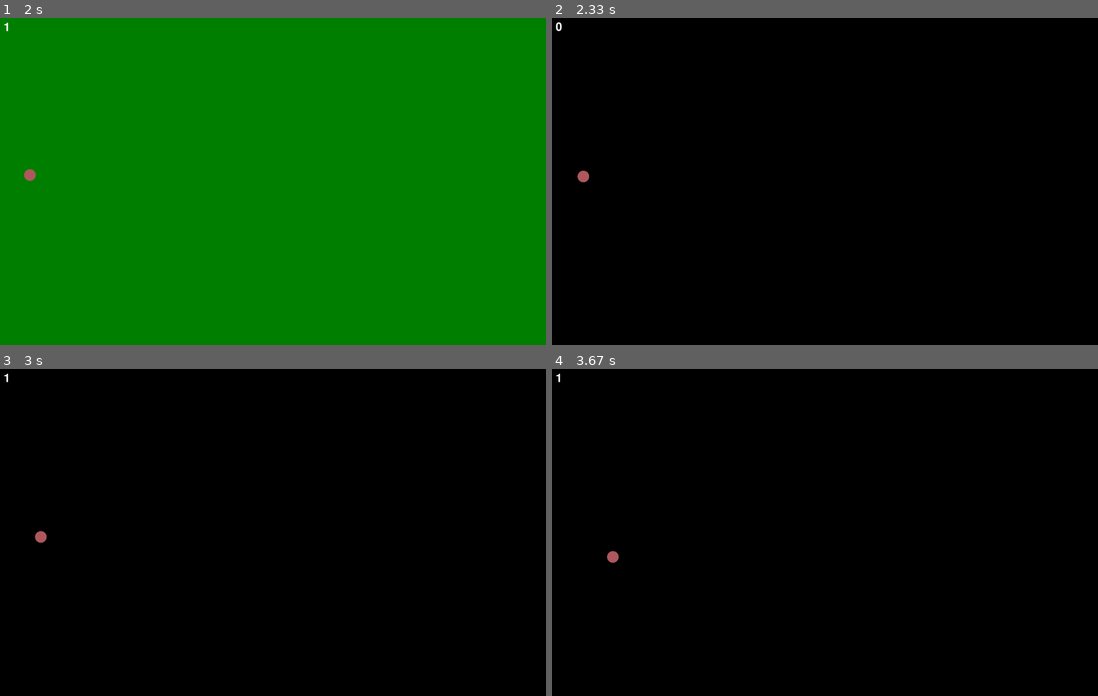
Above: before the commit, frames 1-4 (two rows, left to right).
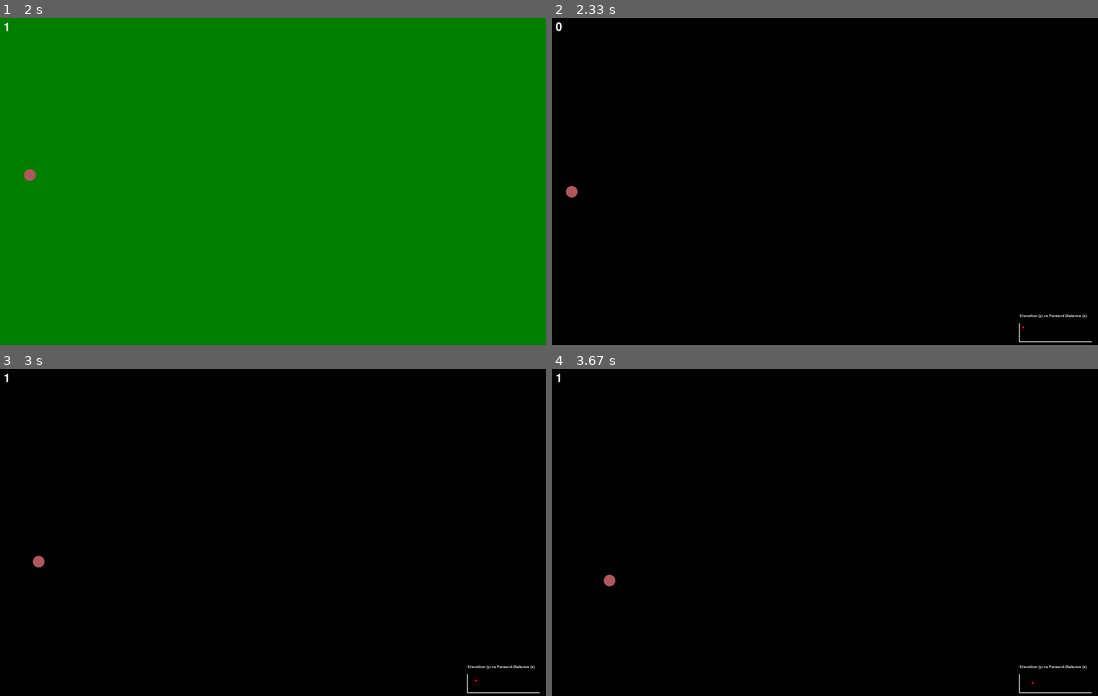
Above: after the commit, the same moments.

Repository: b7duongcs/PyGame-Disc-Golf
Game: pygame game, started from main.py
Two runs of this game, one before a commit and one after it. Both use one fixed random seed, a clock stepped at 60 frames per second and the inputs below.
Inputs:
- Up to frame 1 (2 s): hold D 0.33-0.8 s; hold W 0.83-1.13 s; hold D 1.17-1.63 s
- Up to frame 2 (2.33 s): no input
- Up to frame 3 (3 s): no input
- Up to frame 4 (3.67 s): no input

Frame 1 is identical in both runs. In frame 2, 0.3% of the frame differs, in the area x 2-99%, y 46-100%; in frame 3, 0.3%; in frame 4, 0.3%.

Commit message:
add zx graph

Diff:
--- a/disc_flight.py
+++ b/disc_flight.py
@@ -1,6 +1,6 @@
 def get_position_array():
     position_array = [None] * 100
-    start_z = 80
+    start_z = 40
     for index, position in enumerate(position_array):
-        position_array[index] = (index/7, index/7, start_z - index)
+        position_array[index] = (index*4, index*4, start_z - index/2)
     return position_array
--- a/main.py
+++ b/main.py
@@ -8,7 +8,16 @@
 WIN = pygame.display.set_mode((WIDTH, HEIGHT))
 pygame.display.set_caption("Disc Golf")
 
+GRAPH_UPPER_Y_BOUND = HEIGHT - 65
+GRAPH_LOWER_Y_BOUND = HEIGHT - 15
+GRAPH_LOWER_X_BOUND = WIDTH - 215
+Z_BAR = pygame.Rect(GRAPH_LOWER_X_BOUND - 2, GRAPH_UPPER_Y_BOUND + 5, 2, 50)
+X_BAR = pygame.Rect(GRAPH_LOWER_X_BOUND - 2, GRAPH_LOWER_Y_BOUND + 5, 200, 2)
+GRAPH_TITLE_X = GRAPH_LOWER_X_BOUND
+GRAPH_TITLE_Y = GRAPH_UPPER_Y_BOUND - 20
+
 GREEN = (0,128,0)
+RED = (255,0,0)
 WHITE = (255, 255, 255)
 BLACK = (0, 0, 0)
 
@@ -16,7 +25,8 @@
 TICKS_PER_FRAME = 1000/FPS
 TIME_LIMIT = 2000
 
-FONT = pygame.font.Font('freesansbold.ttf', 32)
+TIMER_FONT = pygame.font.Font('freesansbold.ttf', 32)
+GRAPH_FONT = pygame.font.Font('freesansbold.ttf', 10)
 
 DISC_SIZE = 32
 DISC_IMAGE = pygame.image.load(os.path.join('assets', 'disc_sprite.png'))
@@ -25,7 +35,7 @@
 START_X = 10
 START_Y = (HEIGHT - DISC_SIZE) / 2
 
-def draw_window(disc, colour, time, ticks=0):
+def draw_window(disc, graph_disc, colour, time, ticks=0):
     WIN.fill(colour)
     WIN.blit(DISC, (disc.x, disc.y))
     timer = 0
@@ -33,7 +43,12 @@
         timer = int(TIME_LIMIT / 1000 - int(time / 1000))
     else:
         timer = int(ticks/20)
-    timer_text = FONT.render(str(timer), True, WHITE)
+        graph_title = GRAPH_FONT.render("Elevation (y) vs Forward Distance (x)", True, WHITE)
+        WIN.blit(graph_title, (GRAPH_TITLE_X, GRAPH_TITLE_Y))
+        pygame.draw.rect(WIN, WHITE, Z_BAR, 1)
+        pygame.draw.rect(WIN, WHITE, X_BAR, 1)
+        pygame.draw.rect(WIN, RED, graph_disc, 0)
+    timer_text = TIMER_FONT.render(str(timer), True, WHITE)
     WIN.blit(timer_text, (10,10))
     pygame.display.update()
 
@@ -49,6 +64,7 @@
 
 def main():
     disc = pygame.Rect(START_X, START_Y, DISC_SIZE, DISC_SIZE)
+    graph_disc = pygame.Rect(GRAPH_LOWER_X_BOUND, GRAPH_LOWER_Y_BOUND, 5, 5)
     pre_launch = True
     current_time = 0
     transition_time = 0
@@ -67,16 +83,13 @@
         if pre_launch and current_time >= TIME_LIMIT:
             position_array = get_position_array()
             pre_launch = False
+            transition_time = current_time
 
         if pre_launch:
-            draw_window(disc, GREEN, current_time)
+            draw_window(disc, graph_disc, GREEN, current_time)
             keys_pressed = pygame.key.get_pressed()
             controls(keys_pressed, disc)
-            transition_time = current_time
         else:
-            #calculate (x,y,z) at each 50ms interval with external function
-            #return list of (x,y,z)
-            #draw (x,y,z)
             launching_time = current_time - transition_time
             if launching_time > disc_pos_index * 50:
                 disc_pos_index += 1
@@ -84,9 +97,11 @@
                 if current_position[2] <= 0:
                     print("z position is ", current_position[2])
                     break
-                disc.x += position_array[disc_pos_index][0]
-                disc.y += position_array[disc_pos_index][1]
-            draw_window(disc, BLACK, -1, disc_pos_index)
+                disc.x = START_X + current_position[0]
+                disc.y = START_Y + current_position[1]
+                graph_disc.x = GRAPH_LOWER_X_BOUND + current_position[0]/4
+                graph_disc.y = GRAPH_LOWER_Y_BOUND - current_position[2]
+            draw_window(disc, graph_disc, BLACK, -1, disc_pos_index)
 
     pygame.quit()
 
